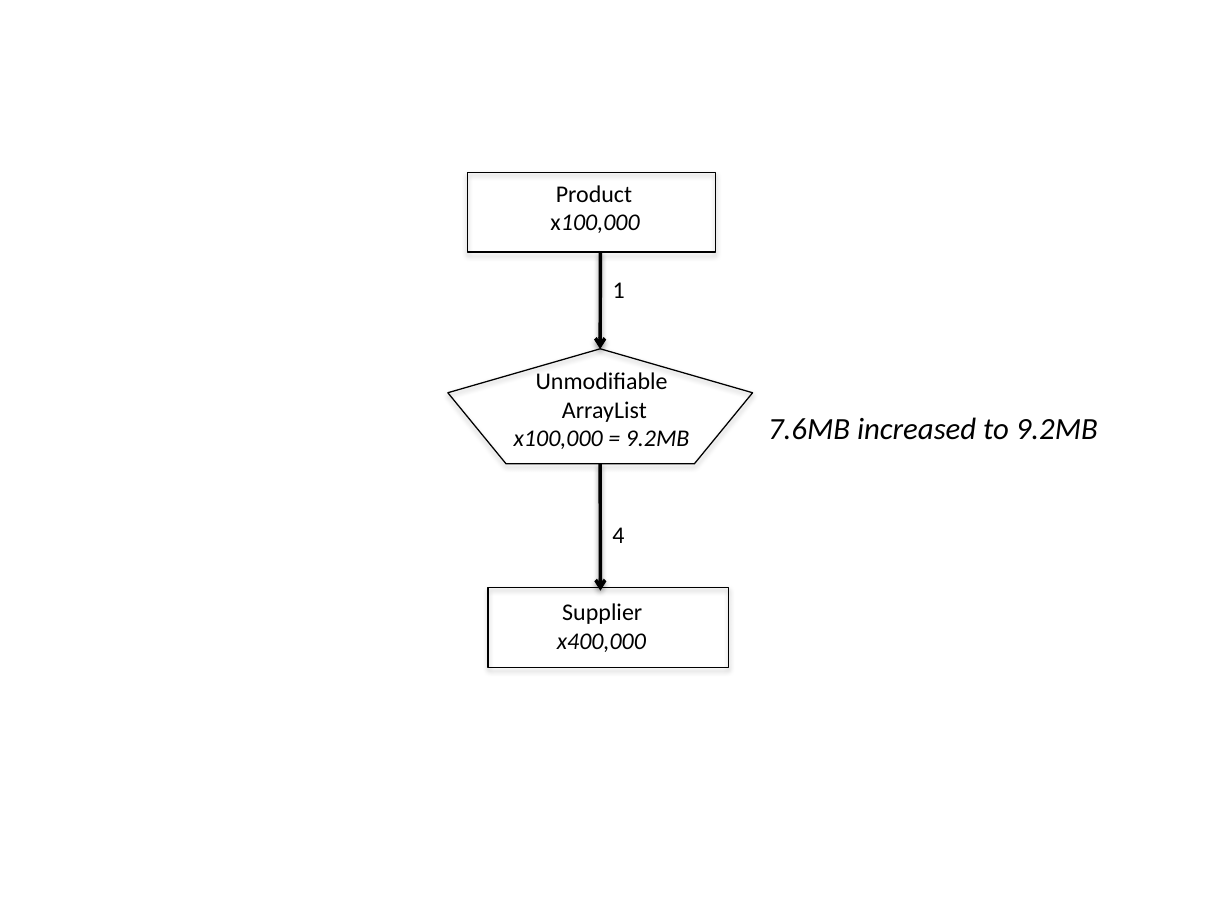
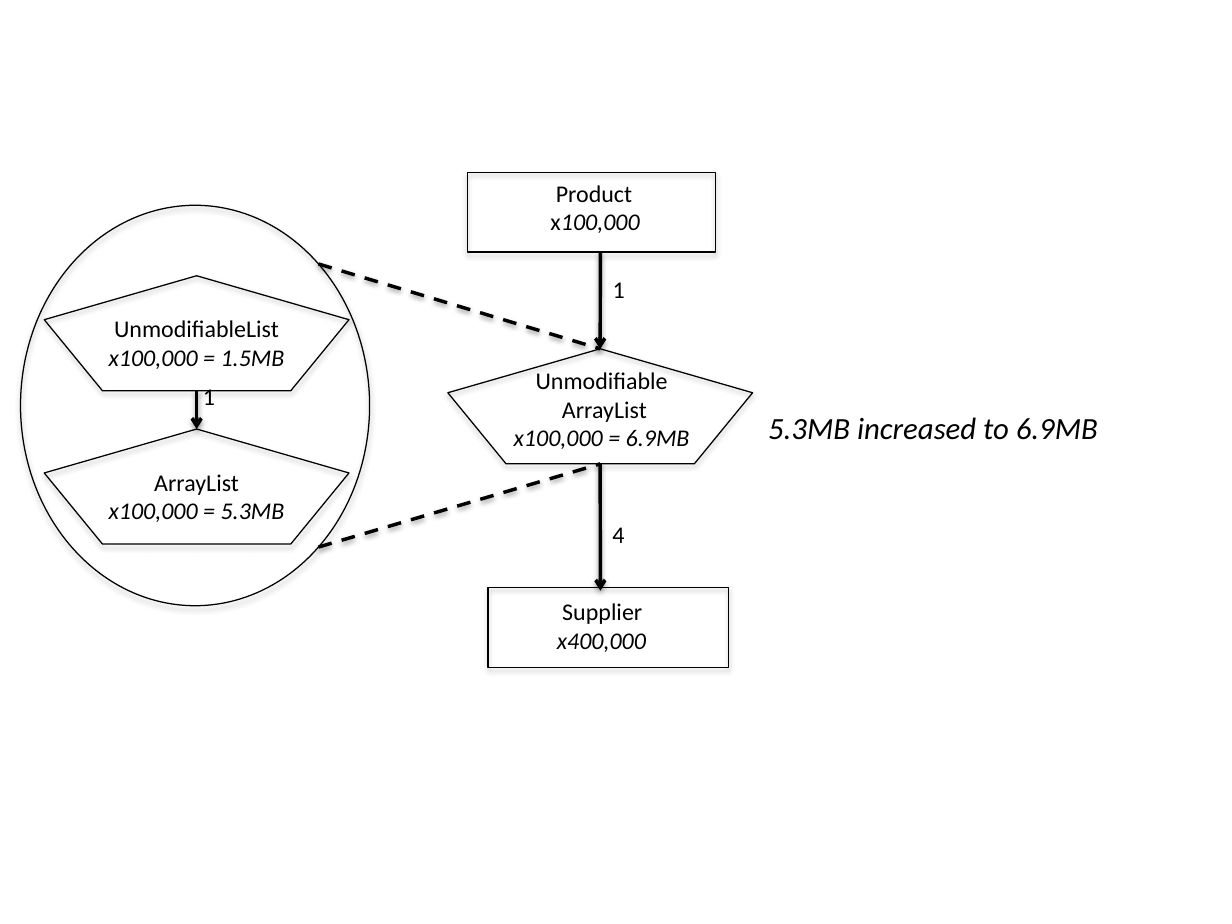
Before and after one commit to TheRuncibleTuner/bloatbook, a slide deck: slide 1 of part1/Figures/collections/product-unmodifiable-arraylist.pptx. Drawn at 1232x924 pixels with LibreOffice and Linux fonts; fonts in the diff are those of the drawing. Boxes give left, top, right and bottom in pixels: in the first picture for what was removed or moved away, otherwise in the second. Text is boxed around its words. In the diff, an @@ line names an element or a change of style, - is before the commit and + after.

Commit message:
Special-purpose collections: Unmodifiable: - updated numbers - updated figure

```diff
--- a/part1/Figures/collections/product-unmodifiable-arraylist.pptx
+++ b/part1/Figures/collections/product-unmodifiable-arraylist.pptx
@@ group added at [21, 206, 370, 606]: 3 texts, 2 pentagons, 1 arrow, 1 ellipse @@
+1
+UnmodifiableList
+x100,000 = 1.5MB
+ArrayList
+x100,000 = 5.3MB
@@ line added from (319, 264) to (600, 349), #000000 2 pt dashed @@
@@ text at [768, 417, 1098, 440]: text changed @@
-7.6MB increased to 9.2MB
+5.3MB increased to 6.9MB
@@ text at [514, 429, 690, 449]: text changed @@
-x100,000 = 9.2MB
+x100,000 = 6.9MB
@@ line added from (319, 547) to (600, 464), #000000 2 pt dashed @@
```
Also in this commit, not shown: 2 other files.
